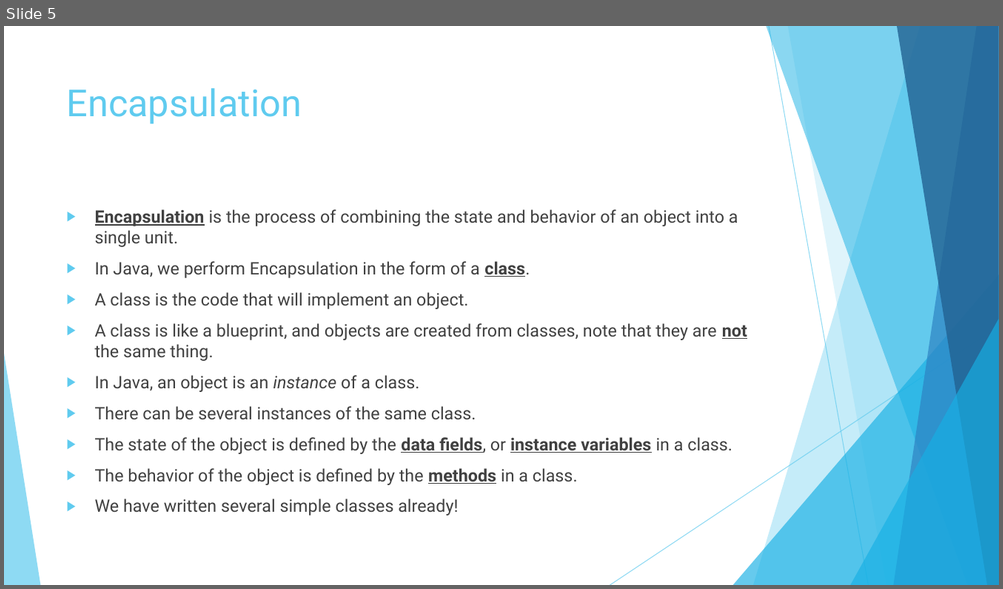
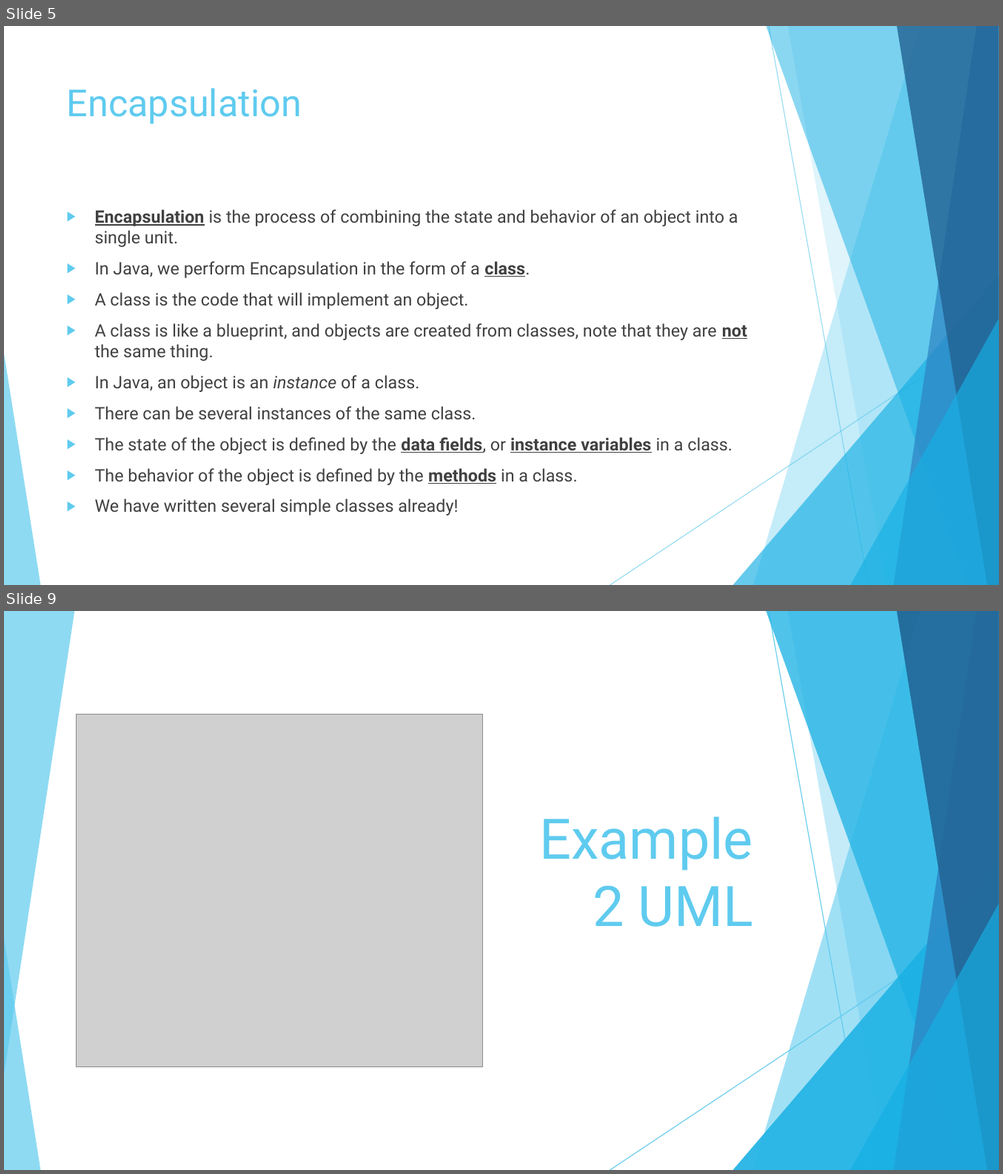
Before and after one commit to JoseRivas1998/Java-Game-Development-For-Absolute-Beginners, a slide deck: Slides/Lesson1.4.pptx. Shown one above the other, each under a label of ours: slide 5 before the commit, slides 5 and 9 after it; the slides between them are not shown. The pictures are 1003x589 and 1003x1174 pixels, drawn with LibreOffice and Linux fonts; fonts in the diff are those of the drawing; grey boxes stand for pictures. Boxes give left, top, right and bottom in pixels: in the first picture for what was removed or moved away, otherwise in the second. Text is boxed around its words. In the diff, an @@ line names an element or a change of style, - is before the commit and + after.

```diff
--- a/Slides/Lesson1.4.pptx
+++ b/Slides/Lesson1.4.pptx
@@ slide 9 added at <box>4,611,999,1170</box>, background #FFFFFF; not listed: 10 template elements that a slide beside it also shows @@
@@ picture added at <box>77,714,482,1068</box> @@
@@ title added at <box>539,817,753,927</box>, 54 pt, text #5FCBEF @@
+Example 2 UML
@@ group added at <box>4,611,999,1170</box>: 6 freeform shapes, 2 lines, 2 triangles @@
```
Also in this commit, not shown: 2 slides changed, 3 other slides added, 12 other files.
